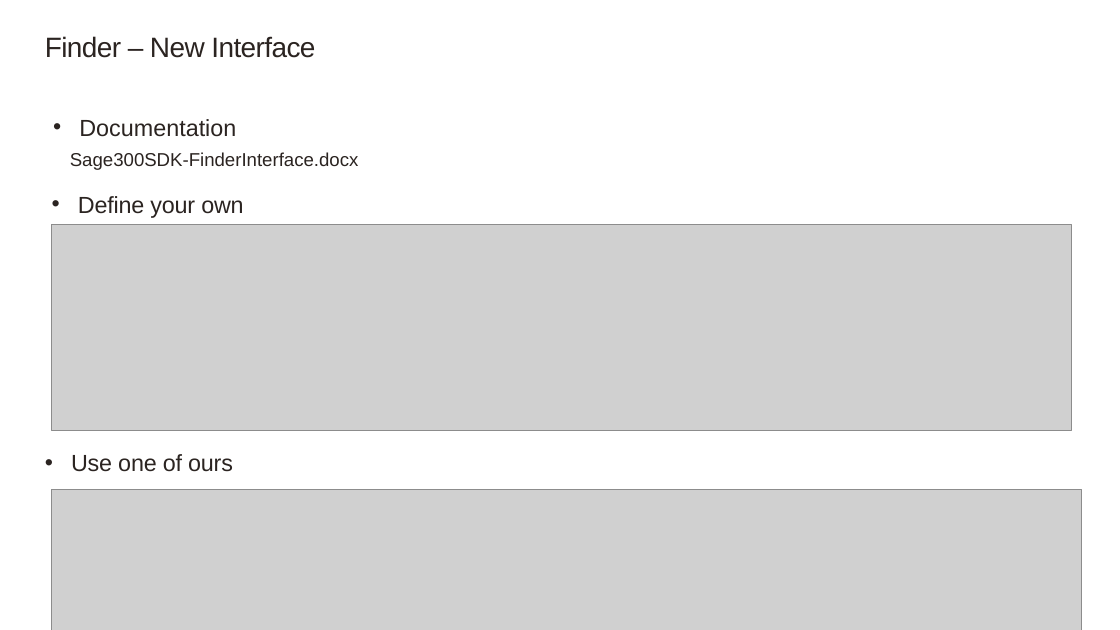
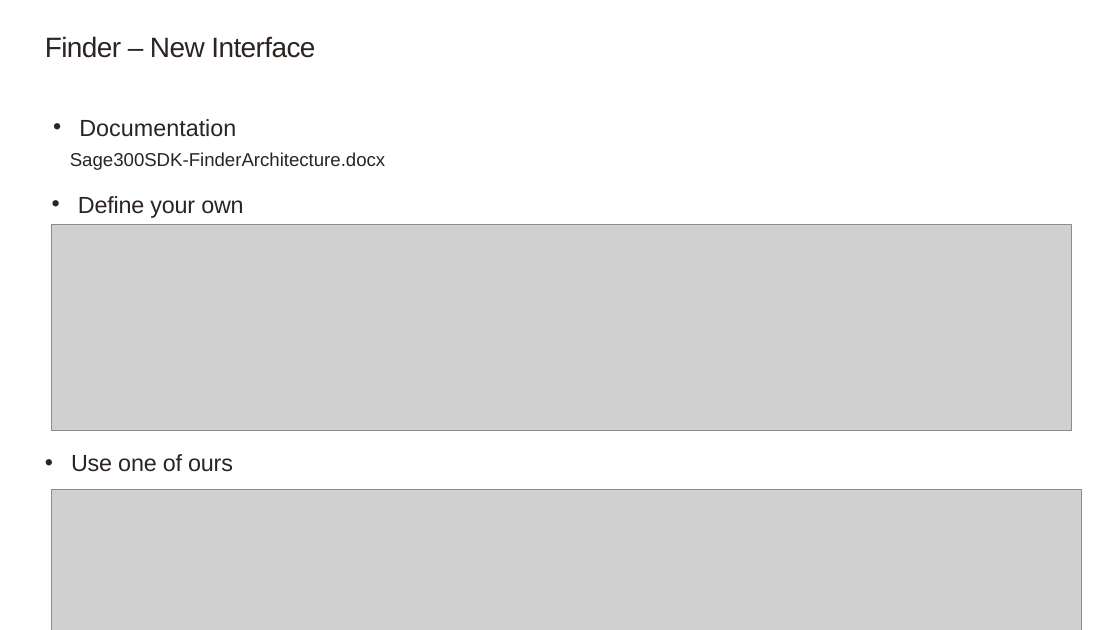
Before and after one commit to SageNADev/Sage300-SDK, a slide deck: slide 14 of docs/presentations/Sage300SDK_20192WebSDKOverview.pptx. Drawn at 1120x630 pixels with LibreOffice and Linux fonts; fonts in the diff are those of the drawing; grey boxes stand for pictures; background and template pictures are left out. Boxes give left, top, right and bottom in pixels: in the first picture for what was removed or moved away, otherwise in the second. Text is boxed around its words. In the diff, an @@ line names an element or a change of style, - is before the commit and + after.

```diff
--- a/docs/presentations/Sage300SDK_20192WebSDKOverview.pptx
+++ b/docs/presentations/Sage300SDK_20192WebSDKOverview.pptx
@@ text at (x1=70, y1=152, x2=385, y2=170): text changed @@
-  Sage300SDK-FinderInterface.docx
+  Sage300SDK-FinderArchitecture.docx
```
Also in this commit, not shown: 2 other slides changed, 1 other file.
